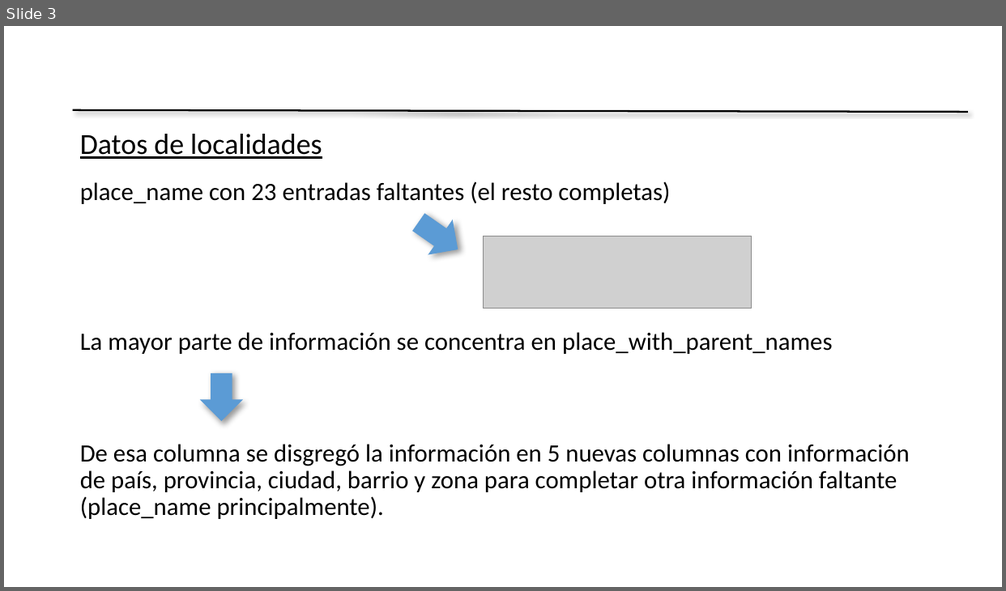
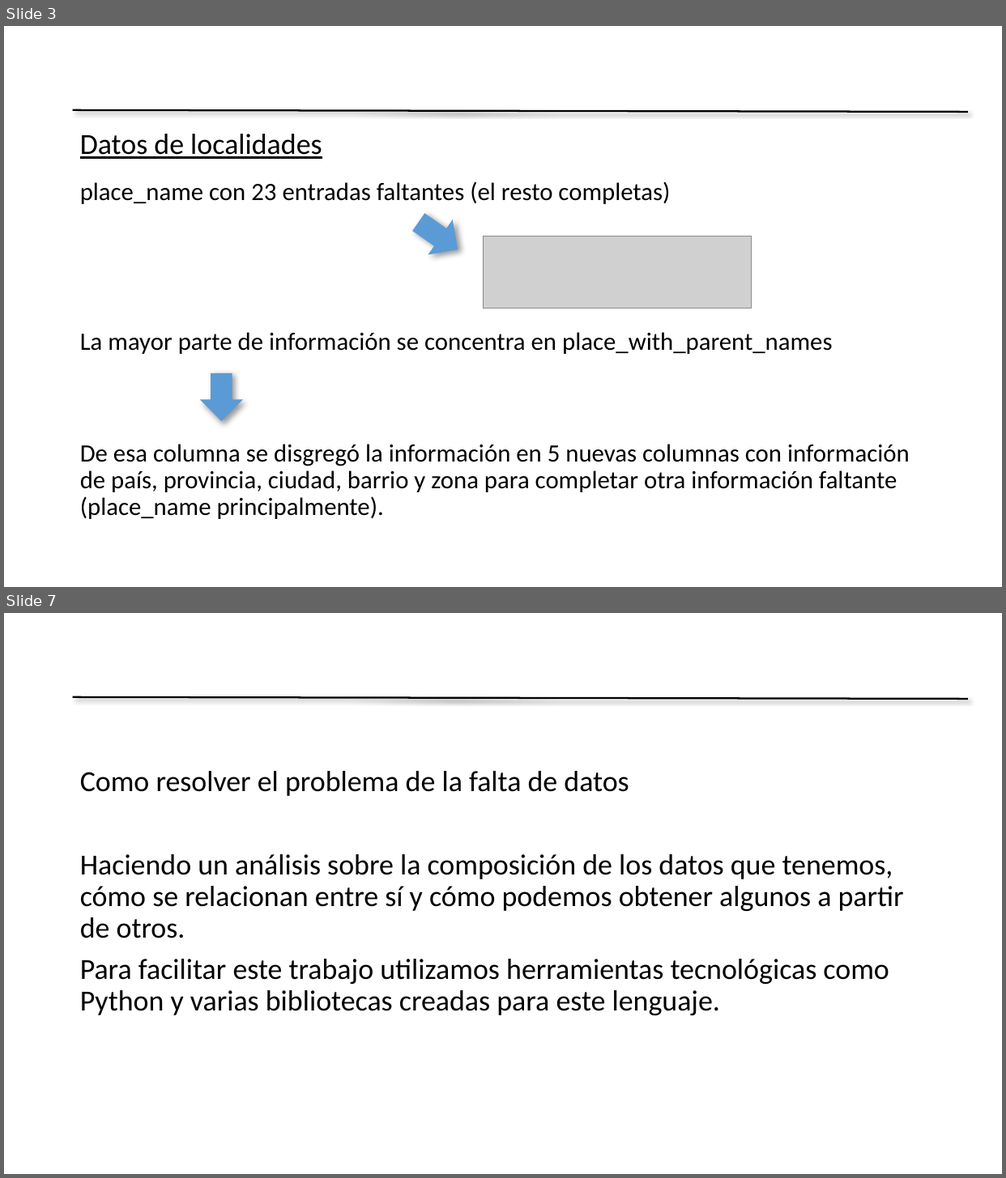
Before and after one commit to rdgagliano/DataScience-Grupo3, a slide deck: Presentation Desafio1 Grupo3.pptx. Shown one above the other, each under a label of ours: slide 3 before the commit, slides 3 and 7 after it; the slides between them are not shown. The pictures are 1006x591 and 1006x1178 pixels, drawn with LibreOffice and Linux fonts; fonts in the diff are those of the drawing; grey boxes stand for pictures; background and template pictures are left out. Boxes give left, top, right and bottom in pixels: in the first picture for what was removed or moved away, otherwise in the second. Text is boxed around its words. In the diff, an @@ line names an element or a change of style, - is before the commit and + after.

```diff
--- a/Presentation Desafio1 Grupo3.pptx
+++ b/Presentation Desafio1 Grupo3.pptx
@@ slide 7 added at (4,613,1002,1174), background picture (left out); not listed: 1 template element that a slide beside it also shows @@
@@ text added at (80,771,904,1016), 28 pt, text #000000 @@
+Como resolver el problema de la falta de datos
+Haciendo un análisis sobre la composición de los datos que tenemos, cómo se relacionan entre sí y cómo podemos obtener algunos a partir de otros.
+Para facilitar este trabajo utilizamos herramientas tecnológicas como Python y varias bibliotecas creadas para este lenguaje.
```
Also in this commit, not shown: 8 other slides added, 4 slides removed.
